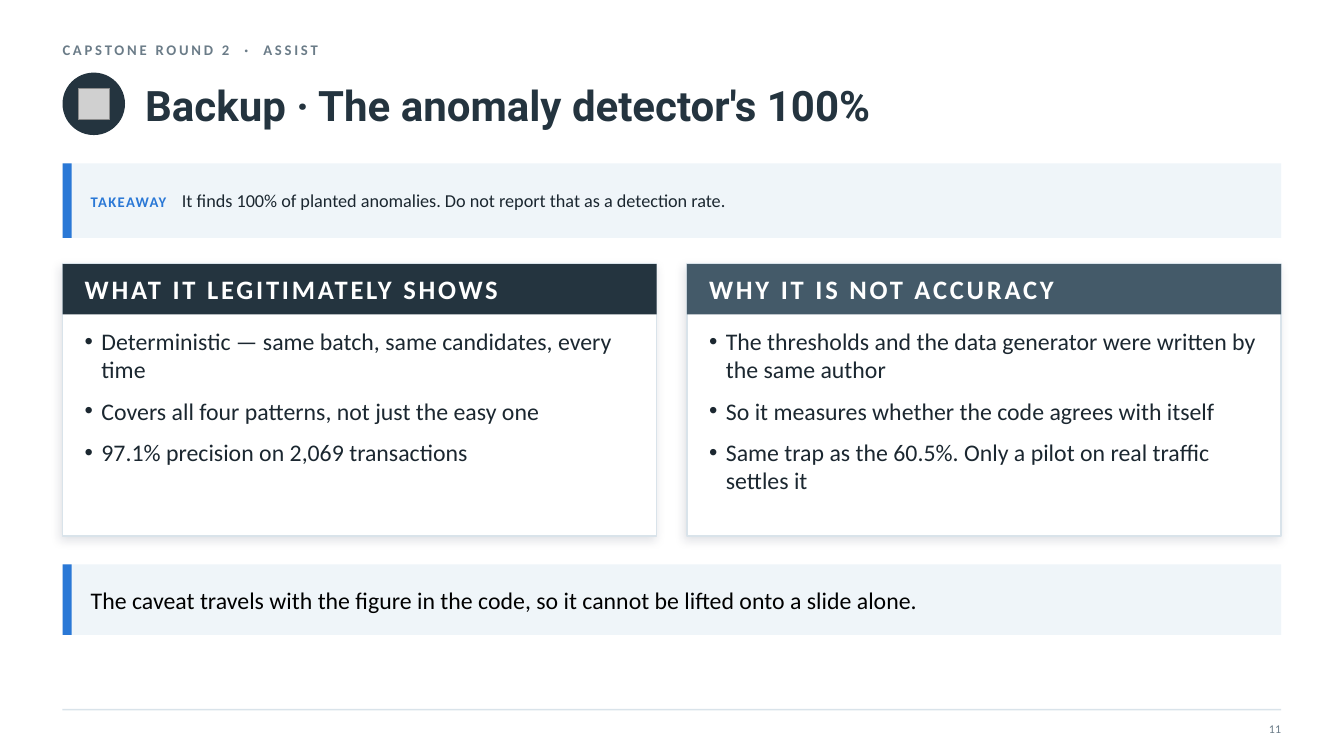
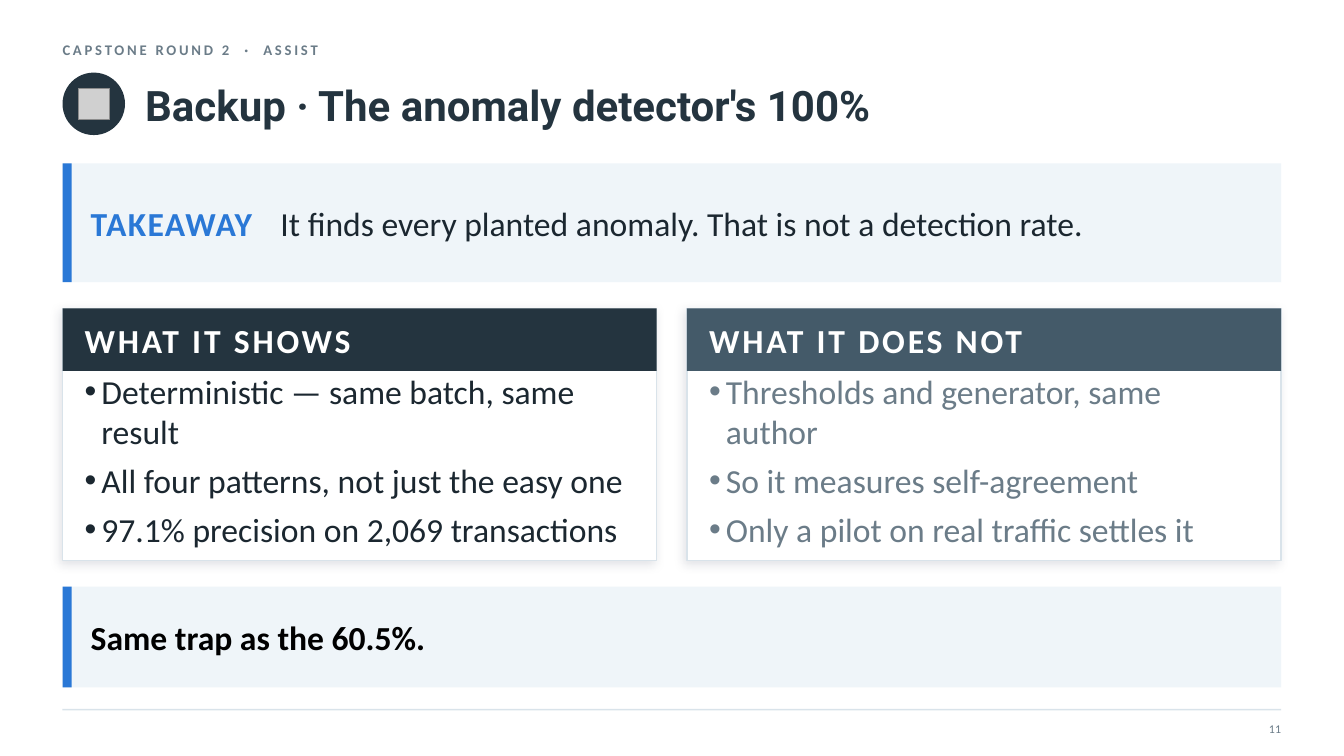
Before and after one commit to nyelugo/PROJECT-Capstone-AI-Consulting, a slide deck: slide 14 of presentation.pptx. Drawn at 1344x756 pixels with LibreOffice and Linux fonts; fonts in the diff are those of the drawing; grey boxes stand for pictures. Boxes give left, top, right and bottom in pixels: in the first picture for what was removed or moved away, otherwise in the second. Text is boxed around its words. In the diff, an @@ line names an element or a change of style, - is before the commit and + after.

```diff
--- a/presentation.pptx
+++ b/presentation.pptx
@@ rectangle: place and size @@
-rectangle at <box>63,163,1281,238</box>
+rectangle at <box>63,163,1281,282</box>
@@ rectangle: place and size @@
-rectangle at <box>63,163,72,238</box>
+rectangle at <box>63,163,72,282</box>
@@ text at <box>91,212,1083,242</box>: text changed; size 13 to 24 pt @@
-TAKEAWAY It finds 100% of planted anomalies. Do not report that as a detection rate.
+TAKEAWAY It finds every planted anomaly. That is not a detection rate.
@@ rectangle: place and size @@
-rectangle at <box>63,264,656,536</box>
+rectangle at <box>63,309,656,561</box>
@@ rectangle: place and size @@
-rectangle at <box>63,264,656,315</box>
+rectangle at <box>63,309,656,371</box>
@@ rectangle: place and size @@
-rectangle at <box>688,264,1281,536</box>
+rectangle at <box>688,309,1281,561</box>
@@ rectangle: place and size @@
-rectangle at <box>688,264,1281,315</box>
+rectangle at <box>688,309,1281,371</box>
@@ text at <box>85,331,351,354</box>: text changed; size 19 to 24 pt @@
-WHAT IT LEGITIMATELY SHOWS
+WHAT IT SHOWS
@@ text at <box>709,331,1022,353</box>: text changed; size 19 to 24 pt @@
-WHY IT IS NOT ACCURACY
+WHAT IT DOES NOT
@@ text "Deterministic — same batch, same ...": place and size @@
-text "Deterministic — same batch, same ..." at <box>101,333,611,465</box>
+text "Deterministic — same batch, same ..." at <box>101,380,622,548</box>
@@ text at <box>101,380,622,499</box>: text changed; size 17 to 24 pt @@
-• Deterministic — same batch, same candidates, every time
-• Covers all four patterns, not just the easy one
+• Deterministic — same batch, same result
+• All four patterns, not just the easy one
@@ text at <box>726,380,1194,548</box>: text changed; size 17 to 24 pt; text colour #1B2730 to #6B7C88 @@
-• The thresholds and the data generator were written by the same author
-• So it measures whether the code agrees with itself
-• Same trap as the 60.5%. Only a pilot on real traffic settles it
+• Thresholds and generator, same author
+• So it measures self-agreement
+• Only a pilot on real traffic settles it
@@ text at <box>101,519,618,548</box>: size 17 to 24 pt in "97.1% precision on 2,069 transactions"; less space between paragraphs @@
@@ rectangle: place and size @@
-rectangle at <box>63,565,1281,635</box>
+rectangle at <box>63,587,1281,688</box>
@@ rectangle: place and size @@
-rectangle at <box>63,565,72,635</box>
+rectangle at <box>63,587,72,688</box>
@@ text at <box>91,626,425,656</box>: text changed; size 17 to 24 pt; bold on @@
-The caveat travels with the figure in the code, so it cannot be lifted onto a slide alone.
+Same trap as the 60.5%.
```
Also in this commit, not shown: 16 other slides changed, 3 other files.
